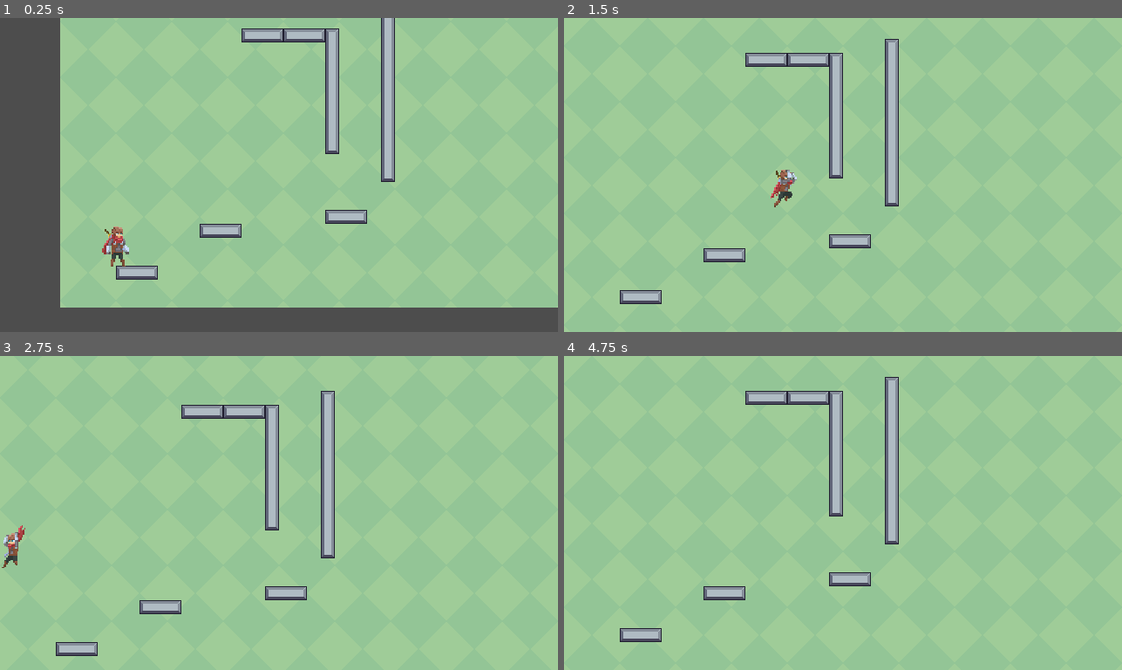
Above: before the commit, frames 1-4 (two rows, left to right).
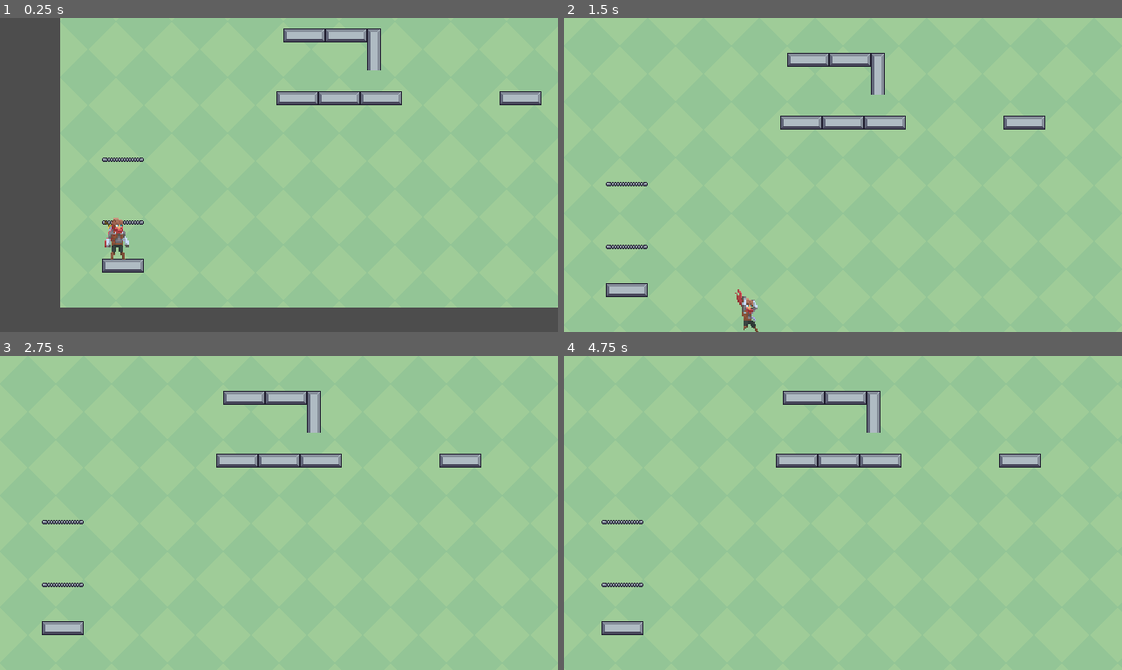
Above: after the commit, the same moments.

Repository: DeVelox/Niro
Game: Godot game, scene res://main.tscn
The game is run twice, just before and just after one commit, with the same random seed, the same clock (stepped at 60 frames per second) and the same inputs.
Inputs:
- Up to frame 1 (0.25 s): no input
- Up to frame 2 (1.5 s): hold D (right) from 0.53 s (still down); tap W (jump) at 0.6, 0.77, 1.07 s; tap S (crouch) at 1.35 s
- Up to frame 3 (2.75 s): tap W (jump) at 1.52, 1.55, 1.82, 2.3 s; release D (right) at 2.03 s; hold A (left) from 2.03 s (still down); tap Shift (dash) at 2.1 s
- Up to frame 4 (4.75 s): release A (left) at 2.78 s; hold D (right) 2.78-4.28 s; tap F (interact) at 2.85 s; tap W (jump) at 3.02, 3.05, 3.32, 3.6, 3.77, 4.07, 4.52, 4.55 s; tap Enter at 4.25 s; hold A (left) from 4.28 s (still down); tap S (crouch) at 4.35 s

The runs differ from the first frame. In frame 1, 6.0% of the frame differs, in the area x 18-98%, y 0-84%; in frame 2, 6.1%; in frame 3, 6.8%, in the area x 0-87%, y 11-96%; in frame 4, 5.7%.

Commit message:
add level and some air movement and jump changes

Diff:
--- a/levels/chest/chest-1.tscn
+++ b/levels/chest/chest-1.tscn
@@ -1,15 +1,17 @@
-[gd_scene load_steps=4 format=3 uid="uid://cfklibact60vv"]
+[gd_scene load_steps=6 format=3 uid="uid://cfklibact60vv"]
 
 [ext_resource type="Script" path="res://templates/level.gd" id="1_2l88x"]
 [ext_resource type="PackedScene" uid="uid://bb44qdp7l5m62" path="res://templates/tilemap.tscn" id="2_vdjtn"]
 [ext_resource type="Texture2D" uid="uid://db77q8vpkwc6c" path="res://temp/terrain/Green.png" id="3_cafnh"]
+[ext_resource type="PackedScene" uid="uid://ci5vyem1ovtxr" path="res://templates/platform.tscn" id="4_yy47e"]
+[ext_resource type="PackedScene" uid="uid://bf8vfl1pp2oct" path="res://templates/platform_thin.tscn" id="5_ree8x"]
 
 [node name="Level" type="Node2D"]
 script = ExtResource("1_2l88x")
 
 [node name="Tilemap" parent="." instance=ExtResource("2_vdjtn")]
 position = Vector2(0, 360)
-layer_0/tile_data = PackedInt32Array(-131069, 786432, 4, -131068, 851968, 4, -131067, 917504, 4, -393198, 786432, 4, -393197, 851968, 4, -393196, 917504, 4, -851950, 983040, 5, -786414, 983040, 5, -720878, 983040, 6, -1048558, 983040, 5, -983022, 983040, 5, -917486, 983040, 5, -1245166, 983040, 4, -1179630, 983040, 5, -1114094, 983040, 5, -720874, 983040, 5, -655338, 983040, 5, -589802, 983040, 6, -917482, 983040, 5, -851946, 983040, 5, -786410, 983040, 5, -1114090, 983040, 5, -1048554, 983040, 5, -983018, 983040, 5, -1310698, 983040, 4, -1245162, 983040, 5, -1179626, 983040, 5, -1245169, 786432, 4, -1245168, 851968, 4, -1245167, 917504, 4, -1245172, 786432, 4, -1245171, 851968, 4, -1245170, 917504, 4, -327671, 786432, 4, -327670, 851968, 4, -327669, 917504, 4)
+layer_0/tile_data = PackedInt32Array(-1245163, 983040, 4, -1179627, 983040, 5, -1114091, 983040, 5)
 
 [node name="TextureRect" type="TextureRect" parent="."]
 z_index = -1
@@ -24,3 +26,30 @@
 grow_vertical = 2
 texture = ExtResource("3_cafnh")
 stretch_mode = 1
+
+[node name="Platform" parent="." instance=ExtResource("4_yy47e")]
+position = Vector2(56, 328)
+
+[node name="PlatformThin" parent="." instance=ExtResource("5_ree8x")]
+position = Vector2(56, 280)
+
+[node name="PlatformThin2" parent="." instance=ExtResource("5_ree8x")]
+position = Vector2(56, 208)
+
+[node name="Platform2" parent="." instance=ExtResource("4_yy47e")]
+position = Vector2(312, 64)
+
+[node name="Platform6" parent="." instance=ExtResource("4_yy47e")]
+position = Vector2(352, 136)
+
+[node name="Platform7" parent="." instance=ExtResource("4_yy47e")]
+position = Vector2(512, 136)
+
+[node name="Platform5" parent="." instance=ExtResource("4_yy47e")]
+position = Vector2(304, 136)
+
+[node name="Platform3" parent="." instance=ExtResource("4_yy47e")]
+position = Vector2(264, 64)
+
+[node name="Platform4" parent="." instance=ExtResource("4_yy47e")]
+position = Vector2(256, 136)
--- a/player/player.gd
+++ b/player/player.gd
@@ -1,7 +1,9 @@
 extends CharacterBody2D
 
 const SPEED = 200.0
-const JUMP_VELOCITY = -300.0
+const AIR_SPEED_MULTI = 0.75
+const JUMP_VELOCITY = -290.0
+const DOUBLE_JUMP_MULTI = 0.95
 const DASH_LENGTH = 0.15
 const DASH_MULTI = 2.8
 const SLIDE_MULTI = 2.3
@@ -11,8 +13,8 @@
 const JUMP_APEX = 5
 const JUMP_APEX_MULTI = 0.1
 const VAR_JUMP_MULTI = 0.25
-const NUDGE_RANGE = 50
-const NUDGE_MULTI = 100
+const NUDGE_RANGE = 28
+const NUDGE_MULTI = 10
 const REWIND_DUR = 1
 
 @onready var dash_timer = $DashTimer
@@ -43,6 +45,7 @@
 var has_dash = false
 var is_sliding = false
 var is_jumping = false
+var is_double_jumping = false
 var platform
 var motion
 var was_on_floor = false
@@ -92,10 +95,13 @@
 
 	# Apply gravity
 
-	if is_jumping and absf(velocity.y) < JUMP_APEX and not is_wall_hanging:
+	if (is_jumping or is_double_jumping) and absf(velocity.y) < JUMP_APEX and not is_wall_hanging:
 		velocity.y += gravity * delta * JUMP_APEX_MULTI
 	elif not is_on_floor():
-		velocity.y += gravity * delta
+		if velocity.y > 0:
+			velocity.y += gravity * delta * 1.2
+		else:
+			velocity.y += gravity * delta
 
 	if velocity.y > FALL_CLAMP:
 		velocity.y = FALL_CLAMP
@@ -105,6 +111,7 @@
 		has_double_jump = true
 		has_dash = true
 		is_jumping = false
+		is_double_jumping = false
 	elif is_on_wall() and can_wall_hang and not is_wall_hanging:
 		wall_hang_direction = 1 if is_wall_hanging_right else -1
 		is_wall_hanging = true
@@ -120,7 +127,10 @@
 			velocity.y *= 0.8
 	# Establish baseline horizontal movement
 	if wall_hang_timer.is_stopped():
-		motion = Input.get_axis("left", "right") * SPEED
+		if is_on_floor():
+			motion = Input.get_axis("left", "right") * SPEED
+		else:
+			motion = Input.get_axis("left", "right") * SPEED * AIR_SPEED_MULTI
 	else:
 		motion = 0
 
@@ -145,7 +155,8 @@
 
 	# Variable jump
 	if Input.is_action_just_released("jump") and velocity.y < 0.0:
-		velocity.y -= velocity.y * VAR_JUMP_MULTI
+		if is_jumping:
+			velocity.y -= velocity.y * VAR_JUMP_MULTI
 
 	gap_check.position = velocity.normalized() * NUDGE_RANGE
 
@@ -192,11 +203,12 @@
 		velocity.y = JUMP_VELOCITY * 1
 		is_jumping = true
 	elif has_double_jump:
-		stop_slide()
+		if is_sliding:
+			stop_slide()
 		effects.play("double_jump")
 		has_double_jump = false
-		velocity.y = JUMP_VELOCITY
-		is_jumping = true
+		velocity.y = JUMP_VELOCITY * DOUBLE_JUMP_MULTI
+		is_double_jumping = true
 	else:
 		return
 	if is_jumping and not jump_sound.playing:
--- a/templates/tilemap.tscn
+++ b/templates/tilemap.tscn
@@ -200,9 +200,9 @@
 15:4/0 = 0
 15:4/0/physics_layer_0/linear_velocity = Vector2(0, 0)
 15:4/0/physics_layer_0/angular_velocity = 0.0
+15:4/0/physics_layer_0/polygon_0/points = PackedVector2Array(-8, -8, 8, -8, 8, 8, -8, 8)
 15:4/0/physics_layer_1/linear_velocity = Vector2(0, 0)
 15:4/0/physics_layer_1/angular_velocity = 0.0
-15:4/0/physics_layer_1/polygon_0/points = PackedVector2Array(-8, -8, 8, -8, 8, 8, -8, 8)
 15:4/0/physics_layer_2/linear_velocity = Vector2(0, 0)
 15:4/0/physics_layer_2/angular_velocity = 0.0
 17:4/0 = 0
@@ -272,9 +272,9 @@
 15:5/0 = 0
 15:5/0/physics_layer_0/linear_velocity = Vector2(0, 0)
 15:5/0/physics_layer_0/angular_velocity = 0.0
+15:5/0/physics_layer_0/polygon_0/points = PackedVector2Array(-8, -8, 8, -8, 8, 8, -8, 8)
 15:5/0/physics_layer_1/linear_velocity = Vector2(0, 0)
 15:5/0/physics_layer_1/angular_velocity = 0.0
-15:5/0/physics_layer_1/polygon_0/points = PackedVector2Array(-8, -8, 8, -8, 8, 8, -8, 8)
 15:5/0/physics_layer_2/linear_velocity = Vector2(0, 0)
 15:5/0/physics_layer_2/angular_velocity = 0.0
 17:5/0 = 0
@@ -344,9 +344,9 @@
 15:6/0 = 0
 15:6/0/physics_layer_0/linear_velocity = Vector2(0, 0)
 15:6/0/physics_layer_0/angular_velocity = 0.0
+15:6/0/physics_layer_0/polygon_0/points = PackedVector2Array(-8, -8, 8, -8, 8, 8, -8, 8)
 15:6/0/physics_layer_1/linear_velocity = Vector2(0, 0)
 15:6/0/physics_layer_1/angular_velocity = 0.0
-15:6/0/physics_layer_1/polygon_0/points = PackedVector2Array(-8, -8, 8, -8, 8, 8, -8, 8)
 15:6/0/physics_layer_2/linear_velocity = Vector2(0, 0)
 15:6/0/physics_layer_2/angular_velocity = 0.0
 17:6/0 = 0
